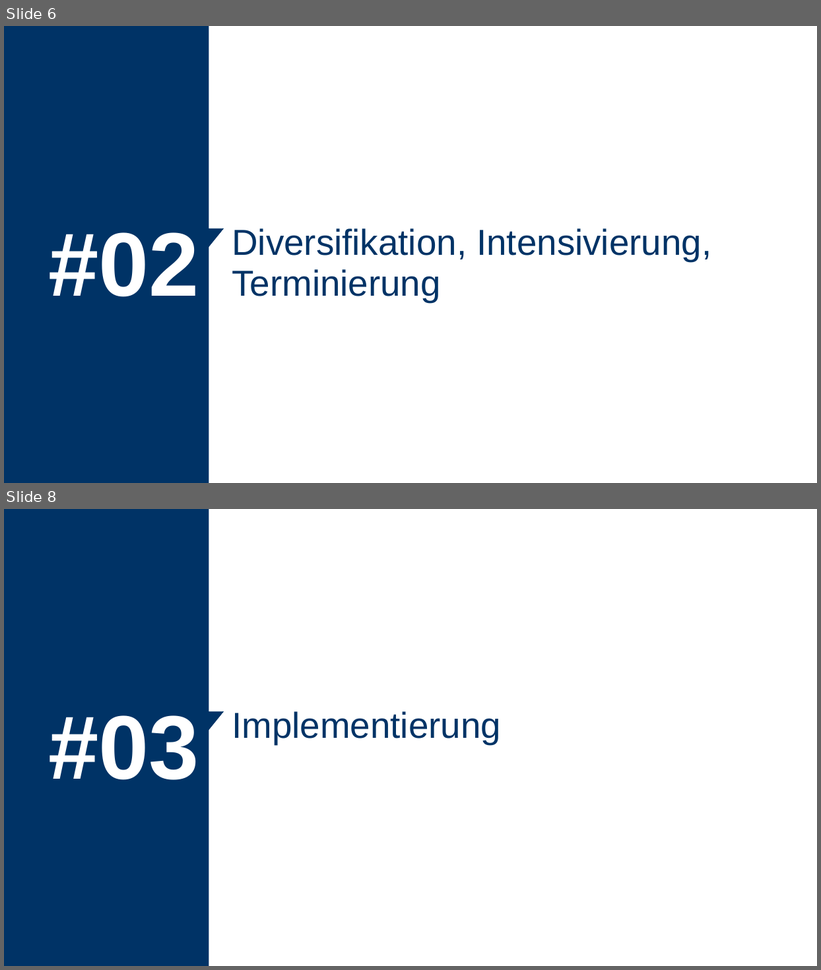
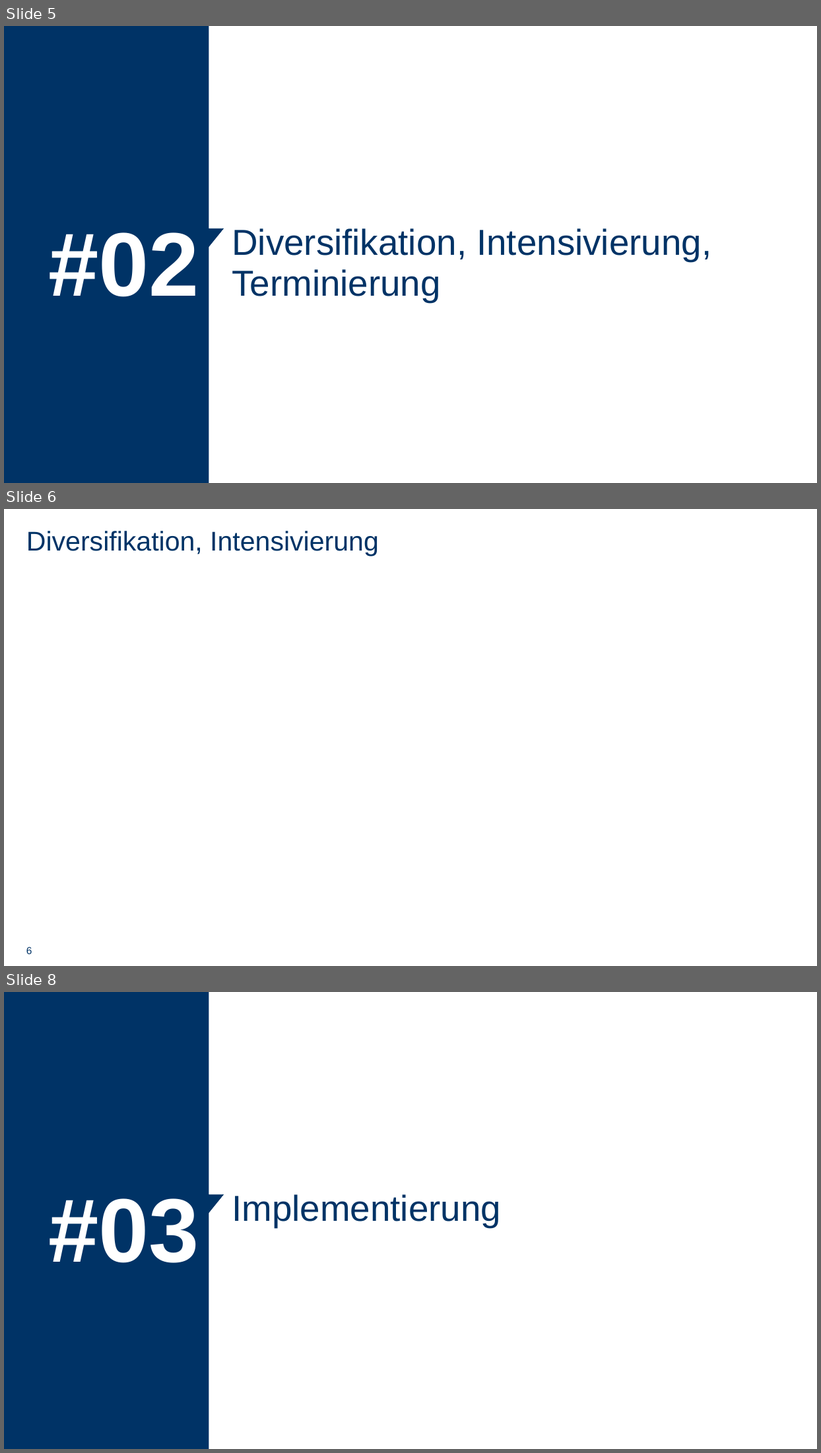
Before and after one commit to Shark919/Metaheuristiken, a slide deck: presentations/AntColonyOptimization_P1.pptx. Shown one above the other, each under a label of ours: slides 6 and 8 before the commit, slides 5, 6 and 8 after it; the slides between them are not shown. The pictures are 821x970 and 821x1453 pixels, drawn with LibreOffice and Linux fonts; fonts in the diff are those of the drawing. Boxes give left, top, right and bottom in pixels: in the first picture for what was removed or moved away, otherwise in the second. Text is boxed around its words. In the diff, an @@ line names an element or a change of style, - is before the commit and + after.

```diff
--- a/presentations/AntColonyOptimization_P1.pptx
+++ b/presentations/AntColonyOptimization_P1.pptx
@@ slide 6 added at bbox=[4, 509, 817, 966], background #FFFFFF @@
@@ title added at bbox=[26, 531, 379, 556], 24 pt, text #003366 @@
+Diversifikation, Intensivierung
@@ page number added at bbox=[26, 947, 32, 955], 9 pt, text #003366 @@
+6
@@ what was slide 6 is now slide 5 @@
```
Also in this commit, not shown: 1 slide changed, 3 other slides added, 3 slides removed, 3 other files.
